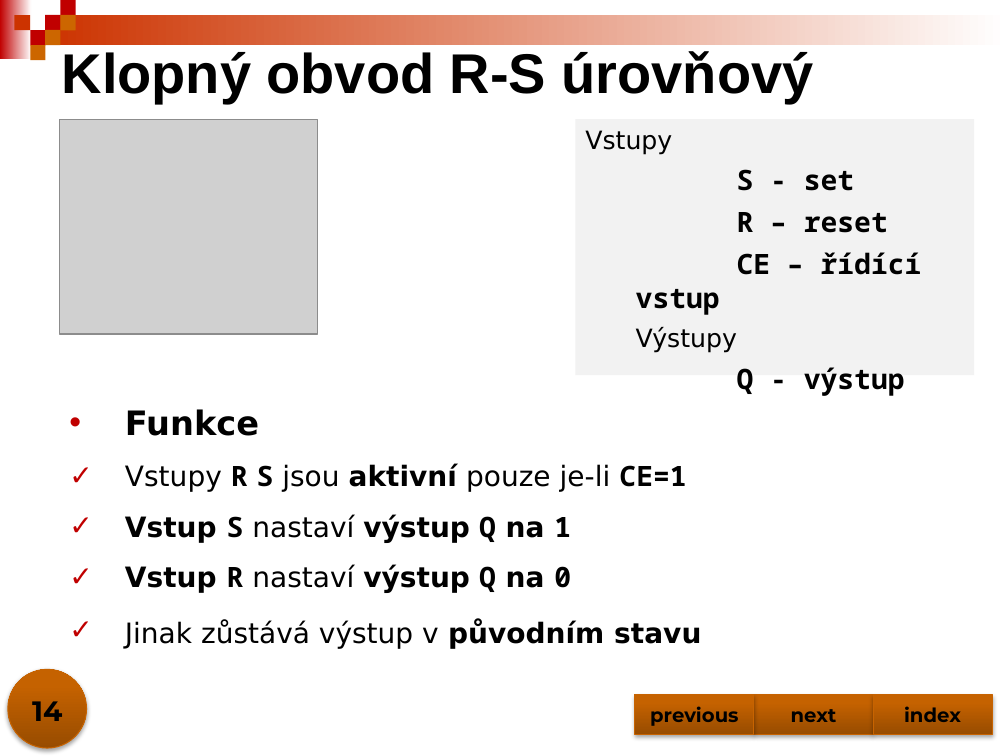
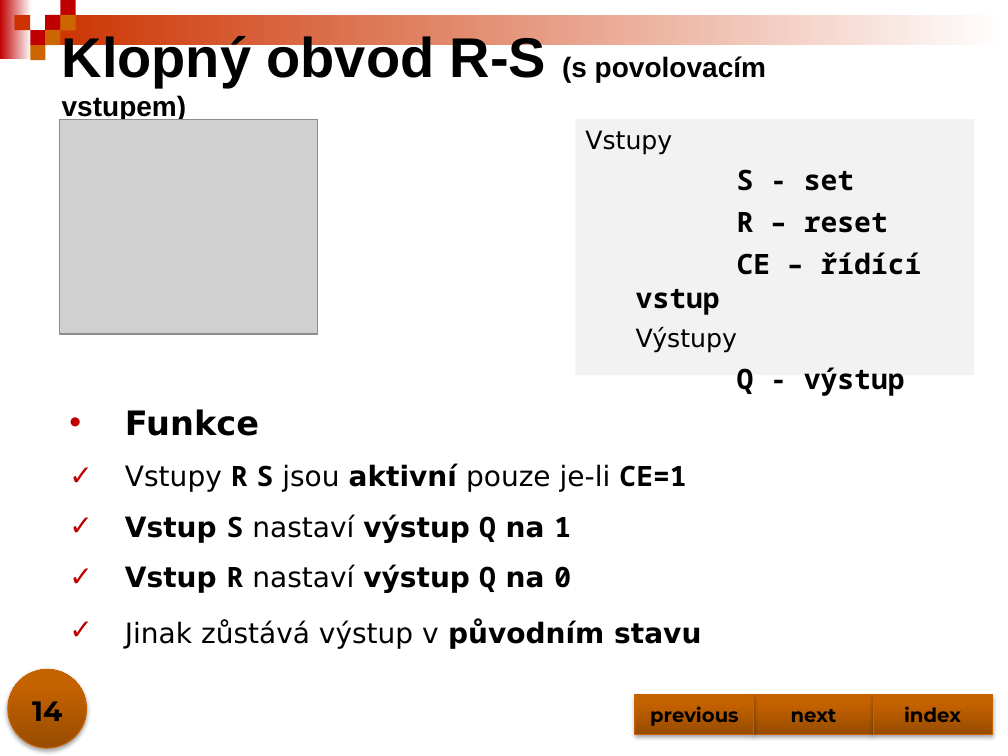
Before and after one commit to jjasik/spse, a slide deck: slide 14 of predmety/dig/materialy/klopne_obvody.pptx. Drawn at 1008x756 pixels with LibreOffice and Linux fonts; fonts in the diff are those of the drawing; grey boxes stand for pictures. Boxes give left, top, right and bottom in pixels: in the first picture for what was removed or moved away, otherwise in the second. Text is boxed around its words. In the diff, an @@ line names an element or a change of style, - is before the commit and + after.

```diff
--- a/predmety/dig/materialy/klopne_obvody.pptx
+++ b/predmety/dig/materialy/klopne_obvody.pptx
@@ title at (x1=62, y1=32, x2=766, y2=121): text changed; size 40 to 20 pt @@
-Klopný obvod R-S úrovňový
+Klopný obvod R-S (s povolovacím vstupem)
```
Also in this commit, not shown: 1 other slide changed.
